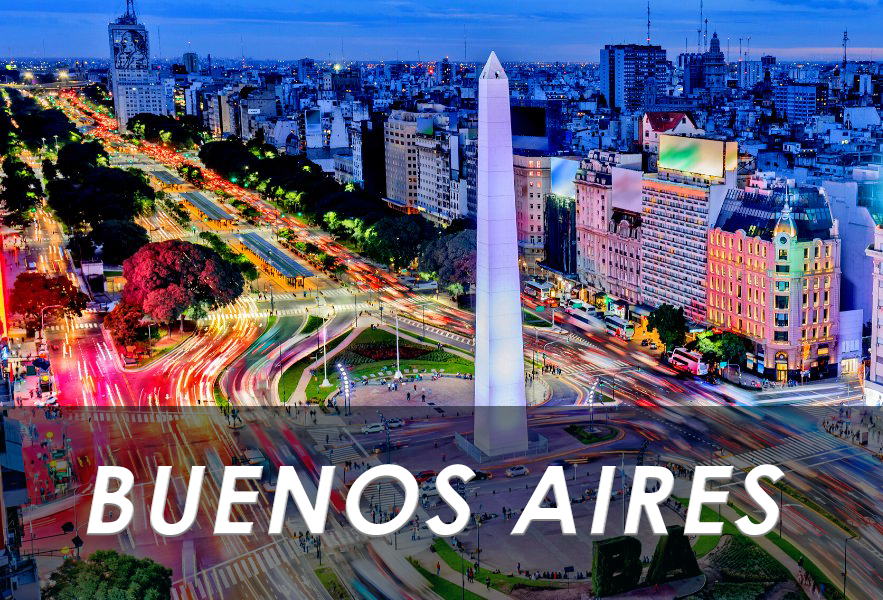
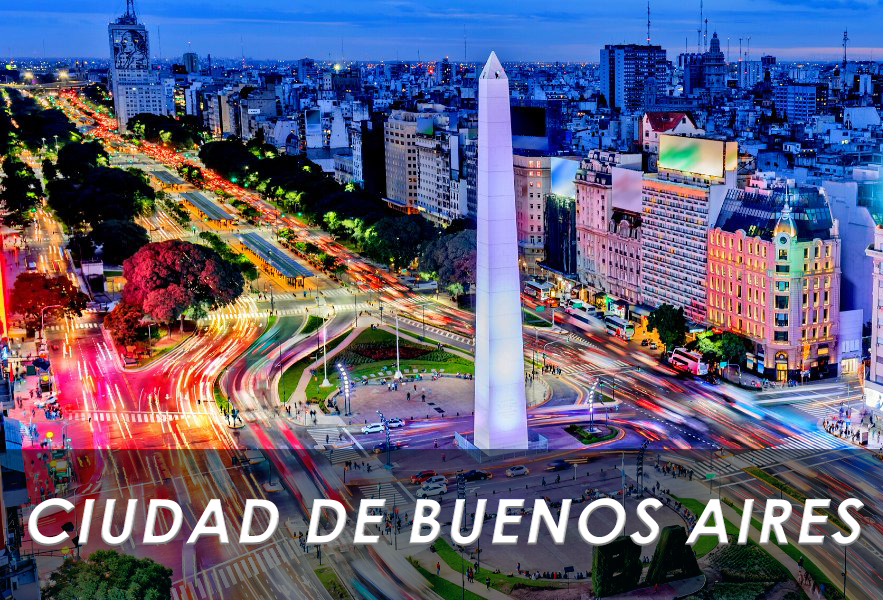
The second 883x600 image is a revision of the first. Changes to its layers:
renamed "BUENOS AIRES" to "CIUDAD DE BUENOS AIRES", painted on it over [28, 464, 865, 546]
painted on "Rectángulo 1" over [0, 406, 883, 449]
